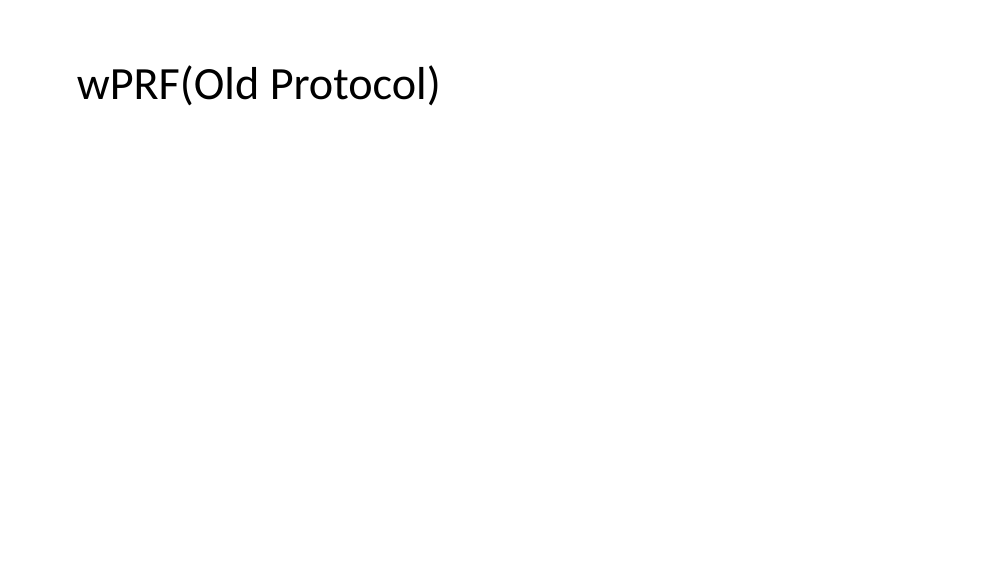
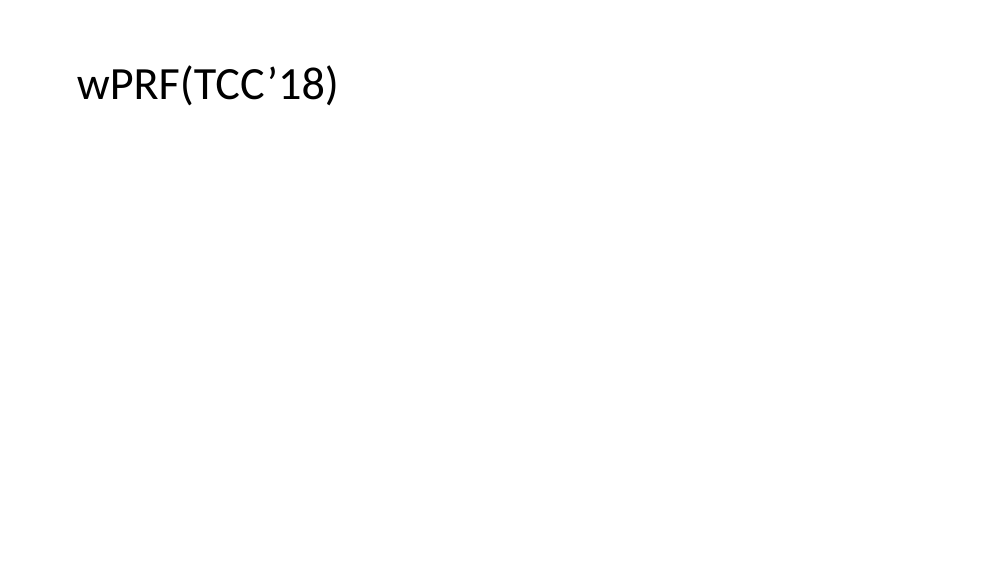
Before and after one commit to wewakesharma/PseudoRandomFunction, a slide deck: slide 1 of Documents/writeup/paper/images/imageslide.pptx. Drawn at 1008x567 pixels with LibreOffice and Linux fonts; fonts in the diff are those of the drawing; grey boxes stand for pictures. Boxes give left, top, right and bottom in pixels: in the first picture for what was removed or moved away, otherwise in the second. Text is boxed around its words. In the diff, an @@ line names an element or a change of style, - is before the commit and + after.

Commit message:
protocols format changed

```diff
--- a/Documents/writeup/paper/images/imageslide.pptx
+++ b/Documents/writeup/paper/images/imageslide.pptx
@@ title at box(77, 65, 339, 106): text changed @@
-wPRF(Old Protocol)
+wPRF(TCC’18)
```
Also in this commit, not shown: 2 other slides changed, 9 other files.
